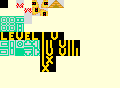
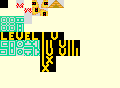
Two versions of the same layered image (w=120, h=88). Layer-by-layer changes:
painted on "Fondo" over (x1=0, y1=40, x2=24, y2=56)
